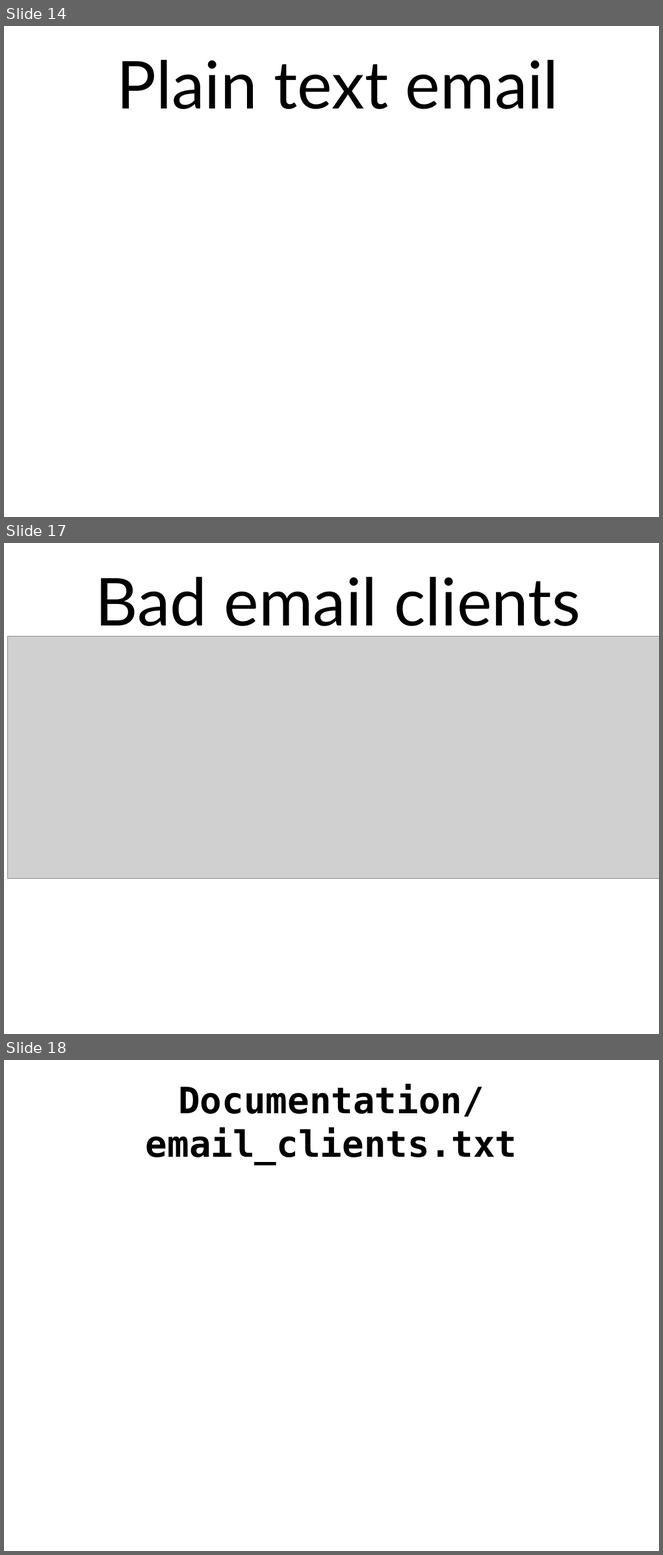
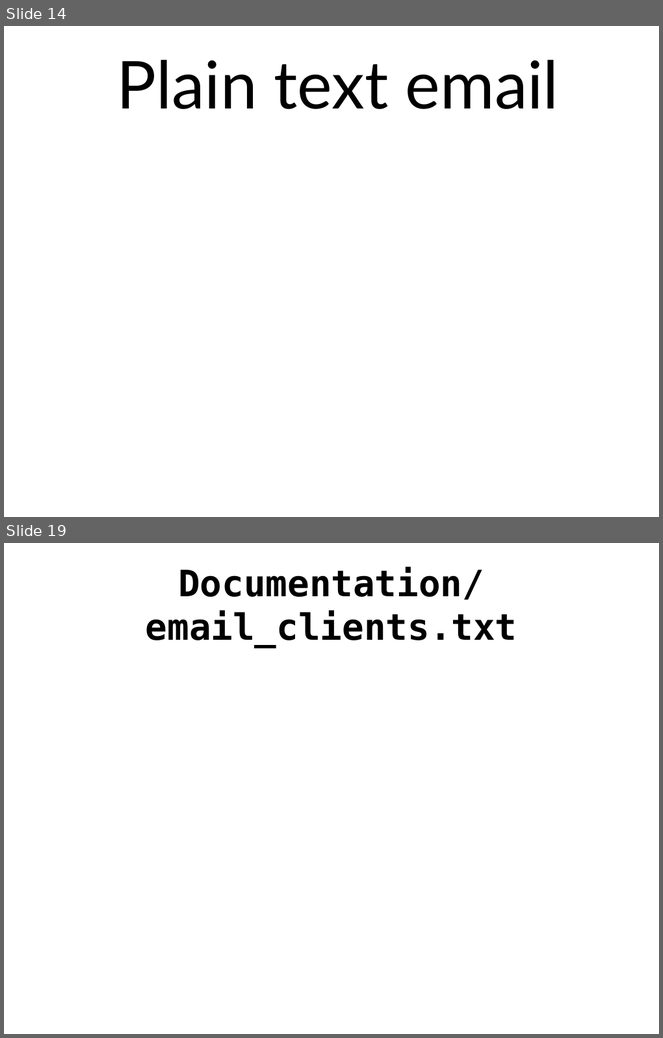
Before and after one commit to gregkh/presentation-stone-tools, a slide deck: stone-tools.odp. Shown one above the other, each under a label of ours: slides 14, 17 and 18 before the commit, slides 14 and 19 after it; the slides between them are not shown. The pictures are 663x1555 and 663x1038 pixels, drawn with LibreOffice and Linux fonts; fonts in the diff are those of the drawing; grey boxes stand for pictures. Boxes give left, top, right and bottom in pixels: in the first picture for what was removed or moved away, otherwise in the second. Text is boxed around its words. In the diff, an @@ line names an element or a change of style, - is before the commit and + after.

```diff
--- a/stone-tools.odp
+++ b/stone-tools.odp
@@ slide 17 removed at [4, 543, 659, 1034], background #FFFFFF @@
@@ text removed at [95, 577, 581, 637] @@
-Bad email clients
@@ picture removed at [7, 637, 659, 878] @@
@@ what was slide 18 is now slide 19 @@
```
Also in this commit, not shown: 5 slides added, 1 other slide removed, 1 other file.
